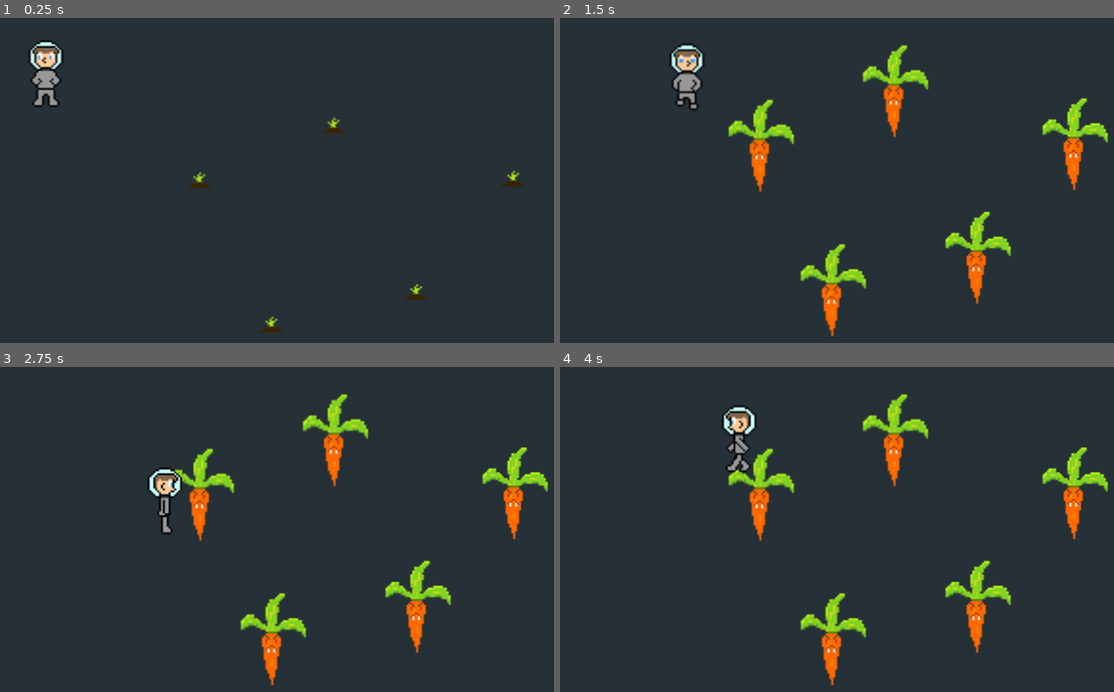
Above: before the commit, frames 1-4 (two rows, left to right).
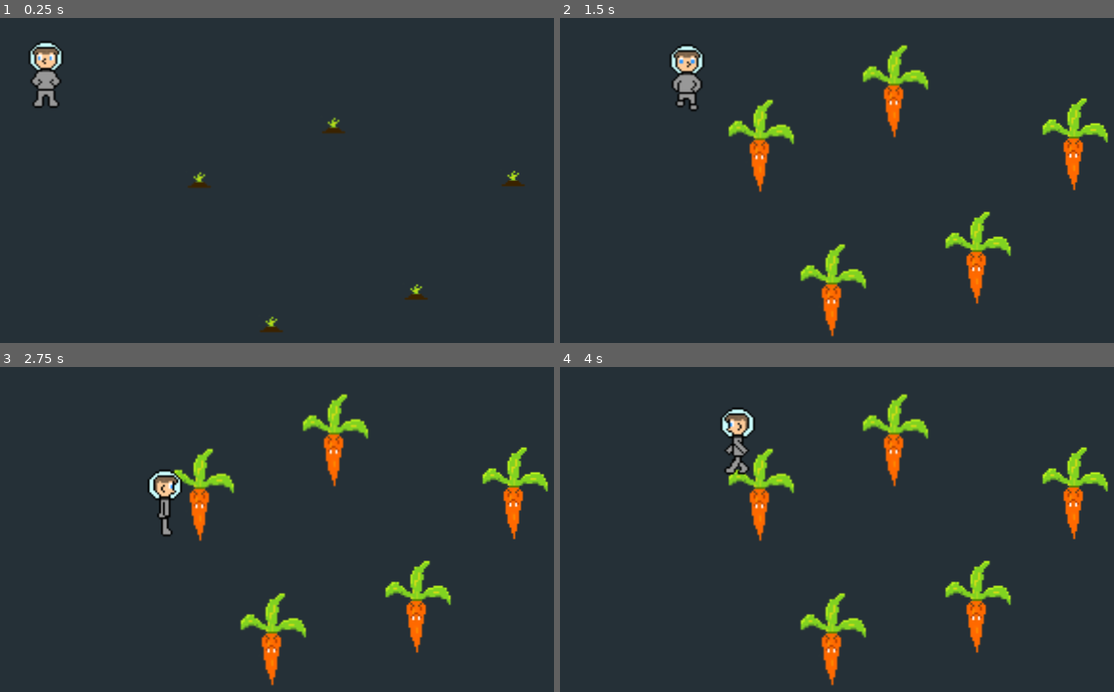
Above: after the commit, the same moments.

Repository: CaffeinatedCM/godot-wildjam-34
Game: Godot game, scene res://Main.tscn
Two runs of this game, one before a commit and one after it. Both use one fixed random seed, a clock stepped at 60 frames per second and the inputs below.
Inputs:
- Up to frame 1 (0.25 s): no input
- Up to frame 2 (1.5 s): hold D (move_right) 0.53-1.28 s; hold S (move_down) from 1.28 s (still down)
- Up to frame 3 (2.75 s): release S (move_down) at 2.03 s; hold D (move_right) from 2.03 s (still down)
- Up to frame 4 (4 s): release D (move_right) at 2.78 s; hold W (move_up) 2.78-3.53 s; hold A (move_left) from 3.53 s (still down)

The runs differ from the first frame. In frame 1, 0.4% of the frame differs, in the area x 5-12%, y 6-28%; in frame 2, 0.4%; in frame 3, 0.4%; in frame 4, 0.7%, in the area x 28-36%, y 11-34%.

Commit message:
:sparkles: Added Collector with player detection

Diff:
--- a/src/World.tscn
+++ b/src/World.tscn
@@ -1,11 +1,17 @@
-[gd_scene load_steps=3 format=2]
+[gd_scene load_steps=4 format=2]
 
 [ext_resource path="res://entities/Player/Player.tscn" type="PackedScene" id=1]
 [ext_resource path="res://levels/Sandbox.tscn" type="PackedScene" id=2]
+[ext_resource path="res://entities/Collector/Collector.tscn" type="PackedScene" id=3]
 
 [node name="World" type="Node2D"]
 
 [node name="Sandbox" parent="." instance=ExtResource( 2 )]
 
 [node name="Player" parent="." instance=ExtResource( 1 )]
-position = Vector2( 24.0271, 28.6991 )
+position = Vector2( 24.0271, 29.1446 )
+collision_mask = 5
+
+[node name="Collector" parent="." instance=ExtResource( 3 )]
+position = Vector2( -24.9452, 211.588 )
+collision_layer = 4
--- a/src/common/State.gd
+++ b/src/common/State.gd
@@ -4,16 +4,16 @@
 signal finished(next_state_name)
 
 func enter():
-    return
+	return
 
 func exit():
-    return
+	return
 
 func handle_input(_event):
-    return
+	return
 
 func update(_delta):
-    return
+	return
 
 func _on_animation_finished(_anim_name):
-    return
+	return
--- a/src/common/StateMachine.gd
+++ b/src/common/StateMachine.gd
@@ -11,49 +11,49 @@
 var _active = false setget set_active
 
 func _ready():
-    if not initial_state:
-        initial_state = get_child(0).get_path()
-    for child in get_children():
-        child.connect("finished", self, "_change_state")
-    initialize(initial_state)
+	if not initial_state:
+		initial_state = get_child(0).get_path()
+	for child in get_children():
+		child.connect("finished", self, "_change_state")
+	initialize(initial_state)
 
 func initialize(state):
-    set_active(true)
-    states_stack.push_front(get_node(state))
-    current_state = states_stack[0]
-    current_state.enter()
+	set_active(true)
+	states_stack.push_front(get_node(state))
+	current_state = states_stack[0]
+	current_state.enter()
 
 func set_active(value):
-    _active = value
-    set_physics_process(value)
-    set_process_input(value)
-    if not _active:
-        states_stack = []
-        current_state = null
+	_active = value
+	set_physics_process(value)
+	set_process_input(value)
+	if not _active:
+		states_stack = []
+		current_state = null
 
 func _unhandled_input(event):
-    current_state.handle_input(event)
+	current_state.handle_input(event)
 
 func _physics_process(delta):
-    current_state.update(delta)
+	current_state.update(delta)
 
 func _on_animation_finished(anim_name):
-    if not _active:
-        return
-    current_state._on_animation_finished(anim_name)
+	if not _active:
+		return
+	current_state._on_animation_finished(anim_name)
 
 func _change_state(state_name):
-    if not _active:
-        return
-    current_state.exit()
+	if not _active:
+		return
+	current_state.exit()
 
-    if state_name == "previous":
-        states_stack.pop_front()
-    else:
-        states_stack[0] = states_map[state_name]
+	if state_name == "previous":
+		states_stack.pop_front()
+	else:
+		states_stack[0] = states_map[state_name]
 
-    current_state = states_stack[0]
-    emit_signal("state_changed", current_state)
+	current_state = states_stack[0]
+	emit_signal("state_changed", current_state)
 
-    if state_name != "previous":
-        current_state.enter()
+	if state_name != "previous":
+		current_state.enter()
--- a/src/entities/Carrot/CarrotStateMachine.gd
+++ b/src/entities/Carrot/CarrotStateMachine.gd
@@ -1,7 +1,7 @@
 extends StateMachine
 
 func _ready():
-    states_map = {
-        "grow": $Grow,
-        "move": $Move
-    }
+	states_map = {
+		"grow": $Grow,
+		"move": $Move
+	}
--- a/src/entities/Carrot/Grow.gd
+++ b/src/entities/Carrot/Grow.gd
@@ -1,5 +1,5 @@
 extends State
 
 func _on_animation_finished(anim_name):
-    if anim_name == "Growing":
-        emit_signal("finished", "move")
+	if anim_name == "Growing":
+		emit_signal("finished", "move")
--- a/src/entities/Carrot/Move.gd
+++ b/src/entities/Carrot/Move.gd
@@ -1,4 +1,4 @@
 extends State
 
 func enter():
-    print("Hello world")
+	print("Hello world")
--- /dev/null
+++ b/src/entities/Collector/Collector.gd
@@ -0,0 +1,14 @@
+extends Area2D
+
+var player = null
+
+func player_detected():
+	return player != null
+
+func _on_body_entered(body: Player):
+	player = body
+	print_debug("Player entered collector")
+
+func _on_body_exited(body: Player):
+	player = null
+	print_debug("Player exited collector")
--- /dev/null
+++ b/src/entities/Collector/Collector.tscn
@@ -0,0 +1,17 @@
+[gd_scene load_steps=3 format=2]
+
+[ext_resource path="res://entities/Collector/Collector.gd" type="Script" id=1]
+
+[sub_resource type="RectangleShape2D" id=1]
+
+[node name="Collector" type="Area2D"]
+collision_layer = 0
+collision_mask = 2
+script = ExtResource( 1 )
+
+[node name="CollisionShape2D" type="CollisionShape2D" parent="."]
+scale = Vector2( 10, 10 )
+shape = SubResource( 1 )
+
+[connection signal="body_entered" from="." to="." method="_on_body_entered"]
+[connection signal="body_exited" from="." to="." method="_on_body_exited"]
--- a/src/entities/Player/Move.gd
+++ b/src/entities/Player/Move.gd
@@ -11,18 +11,18 @@
 var velocity = Vector2.ZERO
 
 func update(delta):
-    var input_vector = Vector2.ZERO
+	var input_vector = Vector2.ZERO
 
-    input_vector.x = Input.get_action_strength("move_right") - Input.get_action_strength("move_left")
-    input_vector.y = Input.get_action_strength("move_down") - Input.get_action_strength("move_up")
-    input_vector = input_vector.normalized()
+	input_vector.x = Input.get_action_strength("move_right") - Input.get_action_strength("move_left")
+	input_vector.y = Input.get_action_strength("move_down") - Input.get_action_strength("move_up")
+	input_vector = input_vector.normalized()
 
-    if input_vector != Vector2.ZERO:
-        animationTree.set("parameters/Move/blend_position", input_vector)
-        animationState.travel("Move")
-        velocity = velocity.move_toward(input_vector * MAX_SPEED, ACCELRATION * delta)
-    else:
-        animationState.travel("Idle")
-        velocity = velocity.move_toward(Vector2.ZERO, FRICTION * delta)
+	if input_vector != Vector2.ZERO:
+		animationTree.set("parameters/Move/blend_position", input_vector)
+		animationState.travel("Move")
+		velocity = velocity.move_toward(input_vector * MAX_SPEED, ACCELRATION * delta)
+	else:
+		animationState.travel("Idle")
+		velocity = velocity.move_toward(Vector2.ZERO, FRICTION * delta)
 
-    player.move_and_slide(velocity)
+	player.move_and_slide(velocity)
--- a/src/entities/Player/Player.gd
+++ b/src/entities/Player/Player.gd
@@ -1,4 +1,6 @@
 extends KinematicBody2D
 
+class_name Player
+
 func _ready():
-    $AnimationTree.active = true
+	$AnimationTree.active = true
--- a/src/entities/Player/PlayerStateMachine.gd
+++ b/src/entities/Player/PlayerStateMachine.gd
@@ -1,6 +1,6 @@
 extends StateMachine
 
 func _ready():
-    states_map = {
-        "move": $Move
-    }
+	states_map = {
+		"move": $Move
+	}
--- a/src/project.godot
+++ b/src/project.godot
@@ -9,6 +9,11 @@
 config_version=4
 
 _global_script_classes=[ {
+"base": "KinematicBody2D",
+"class": "Player",
+"language": "GDScript",
+"path": "res://entities/Player/Player.gd"
+}, {
 "base": "Node",
 "class": "State",
 "language": "GDScript",
@@ -20,6 +25,7 @@
 "path": "res://common/StateMachine.gd"
 } ]
 _global_script_class_icons={
+"Player": "",
 "State": "",
 "StateMachine": ""
 }
Not shown: 8 places in src/entities/Player/Player.tscn that only renumber resources
